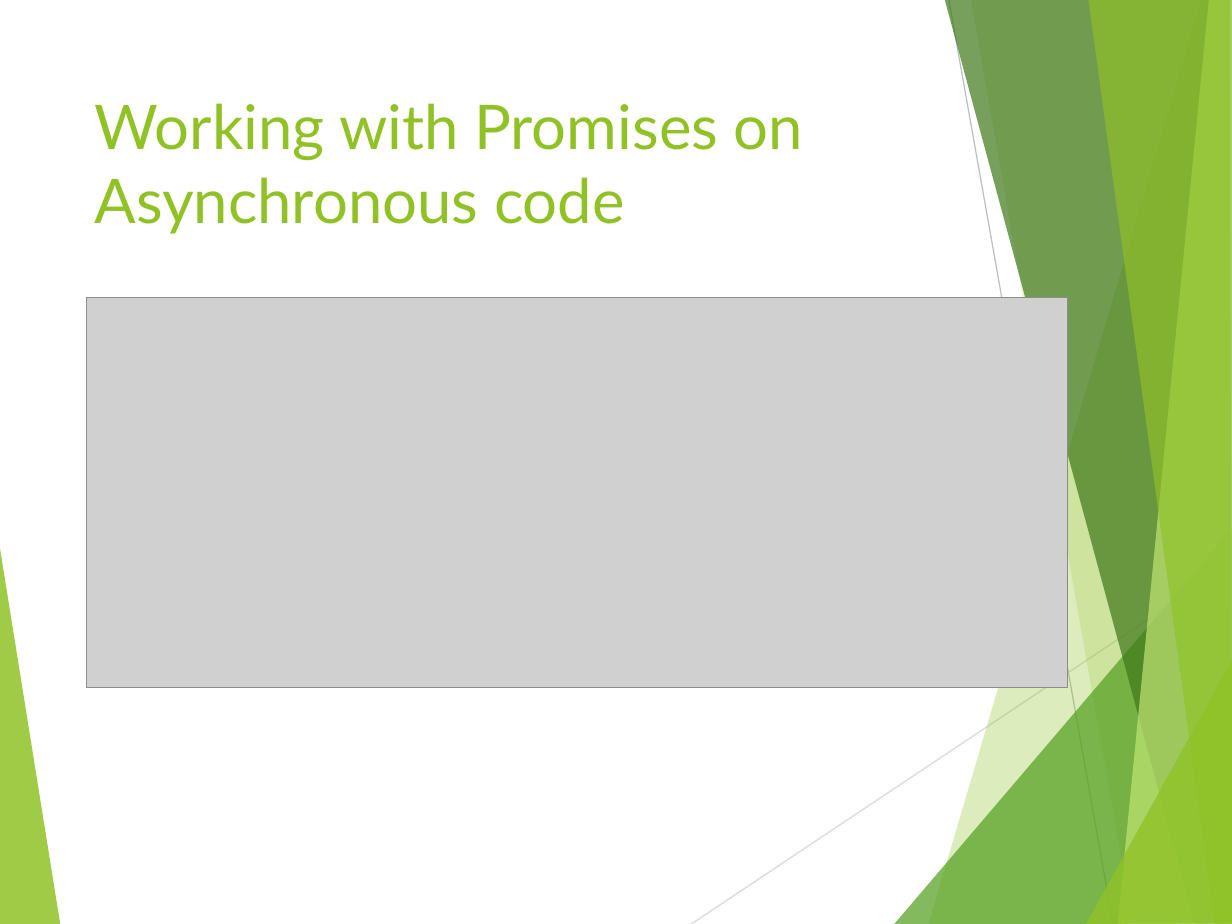
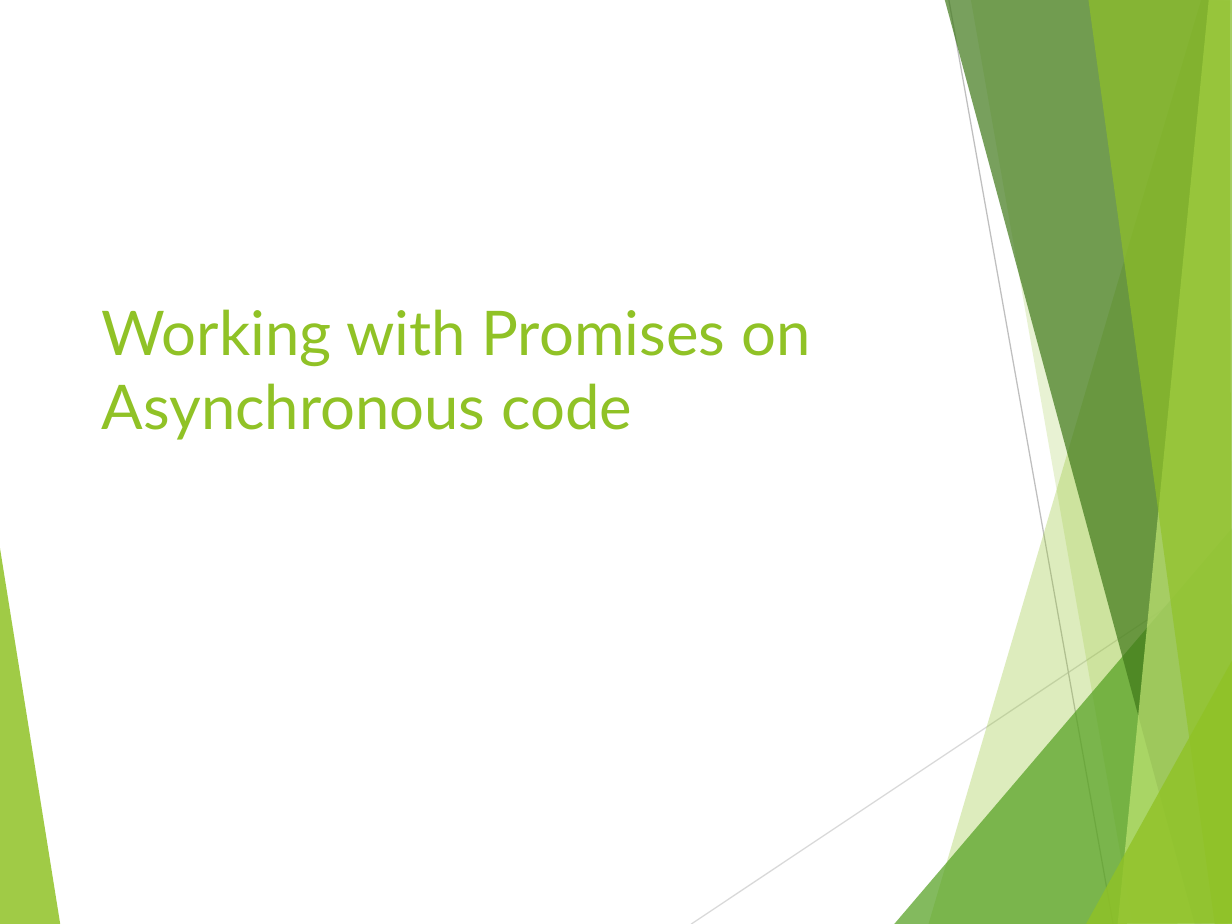
Before and after one commit to tamarstern/MyNodeJSCourse, a slide deck: slide 15 of day1/promises/nodejs_promises.pptx (slide 14 before the commit). Drawn at 1232x924 pixels with LibreOffice and Linux fonts; fonts in the diff are those of the drawing; grey boxes stand for pictures. Boxes give left, top, right and bottom in pixels: in the first picture for what was removed or moved away, otherwise in the second. Text is boxed around its words. In the diff, an @@ line names an element or a change of style, - is before the commit and + after.

Commit message:
modify promises a little bit

```diff
--- a/day1/promises/nodejs_promises.pptx
+++ b/day1/promises/nodejs_promises.pptx
@@ picture removed at (x1=86, y1=298, x2=1067, y2=689) @@
@@ title "Working with Promises on Asynchronous ..." moved from (x1=94, y1=103, x2=803, y2=234) to (x1=102, y1=309, x2=810, y2=440) @@
```
Also in this commit, not shown: 1 other slide changed, 3 slides added, 1 other file.
